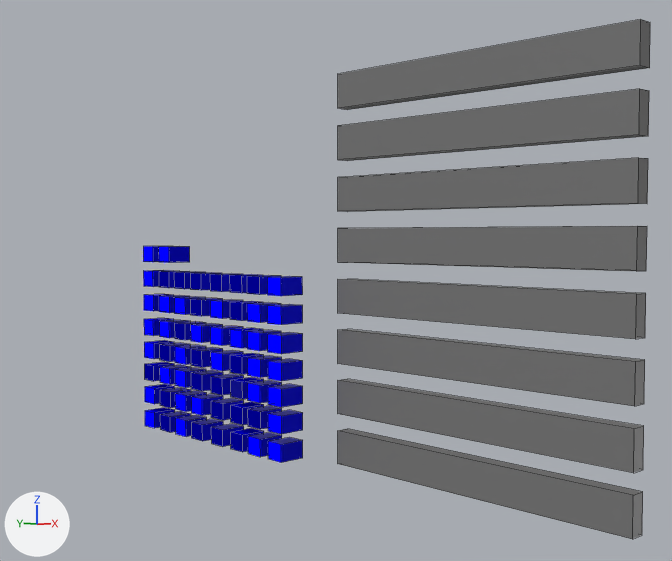
Renders of the Blender file FS_UDIM_Material/fs22UDIM_mat.blend from each side of a commit.
The view is the same before and after, from a 50 mm lens placed at (-37.9, -40.6, 13.6), pointed at (3.1, 2.4, 10.7). Every picture has the same lights, and +X, +Y and +Z are marked at lower left. Mesh edges are drawn as thin lines.

Names of what the first picture shows: 'UDIMBuildingGrid', 'UDIMTestGrid'.
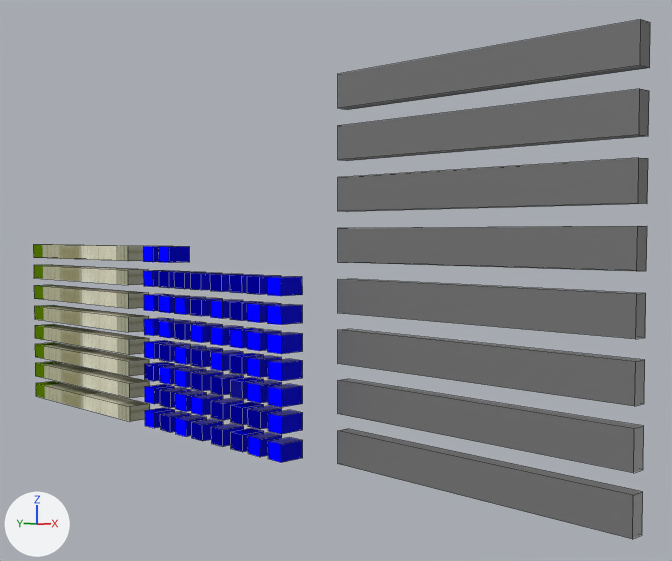
Commit message: Add GiantsBuildingShader-Diffuse variant

Changed parts and their boxes [x1, y1, x2, y2] in the pictures (672 x 561 px):
'UDIMBuildingDiffuseGrid', added
    after: [33, 244, 150, 421]

The change, as a diff of the scene's bpy script:
```diff
--- a/FS_UDIM_Material/fs22UDIM_mat.blend.py
+++ b/FS_UDIM_Material/fs22UDIM_mat.blend.py
@@ img_easysheds01_diffuse_dds @@
+img_easysheds01_diffuse_dds = load_image('easySheds01_diffuse.dds', '_unpacked/easySheds01_diffuse.dds', 1024, 2048, 'sRGB')
@@ ng_giantscolorscale @@
+ng_giantscolorscale = bpy.data.node_groups.new('GiantsColorScale', 'ShaderNodeTree')
+# nodes: CombineColor, Group, Math, Mix, SeparateColor, TexCoord
+# colours: yellow #e7c43f, red #ff5959, green #59ff59, blue #5959ff, yellow #ffff59, grey #bcbcbc, pink #ff59ff, cyan #59ffff
@@ ng_checkifusercolorbuilding @@
+ng_checkifusercolorbuilding = bpy.data.node_groups.new('checkIfUserColorBuilding', 'ShaderNodeTree')
+# nodes: Math, SeparateXYZ
@@ ng_getusercolorbuilding @@
+ng_getusercolorbuilding = bpy.data.node_groups.new('getUserColorBuilding', 'ShaderNodeTree')
+# nodes: Math, Mix, SeparateXYZ
+# colours: black #000000, yellow #e7c43f, red #ff5959, green #59ff59
@@ mat_giantsbuildingshader_diffuse @@
+mat_giantsbuildingshader_diffuse = bpy.data.materials.new('GiantsBuildingShader-Diffuse')
+# colours: yellow #e7c43f, red #ff5959, green #59ff59, blue #5959ff, yellow #ffff59, grey #bcbcbc, pink #ff59ff, cyan #59ffff
+# uses the picture img_default_normal_dds_001
+# uses the picture img_easysheds01_diffuse_dds
@@ me_cube_001 @@
+me_cube_001.from_pydata(...)  # a box spanning x -1.68..0.0, y -5.95..-4.88, z -7.87..6.86; a box spanning x -1.68..0.0, y 3.87..4.94, z -7.87..6.85; a box spanning x -1.68..0.0, y 0.48..1.55, z -7.87..6.85; a box spanning x -1.68..0.0, y -2.67..-1.6, z -7.87..6.85; a box spanning x -1.68..0.0, y -4.27..-3.2, z -7.87..6.85; a box spanning x -1.68..0.0, y -1.13..-0.06, z -7.87..6.85; a box spanning x -1.68..0.0, y 2.18..3.25, z -7.87..6.85; a box spanning x -1.68..0.0, y 5.58..6.65, z -7.87..6.85
+me_cube_001.materials.append(mat_giantsbuildingshader_diffuse)
@@ ob_udimbuildingdiffusegrid @@
+ob_udimbuildingdiffusegrid = bpy.data.objects.new('UDIMBuildingDiffuseGrid', me_cube_001)
+ob_udimbuildingdiffusegrid.location = (-1.0, 24.6, 6.17)
+ob_udimbuildingdiffusegrid.rotation_euler = (1.571, 0.0, 0.0)  # degrees (90, 0, 0)
```
